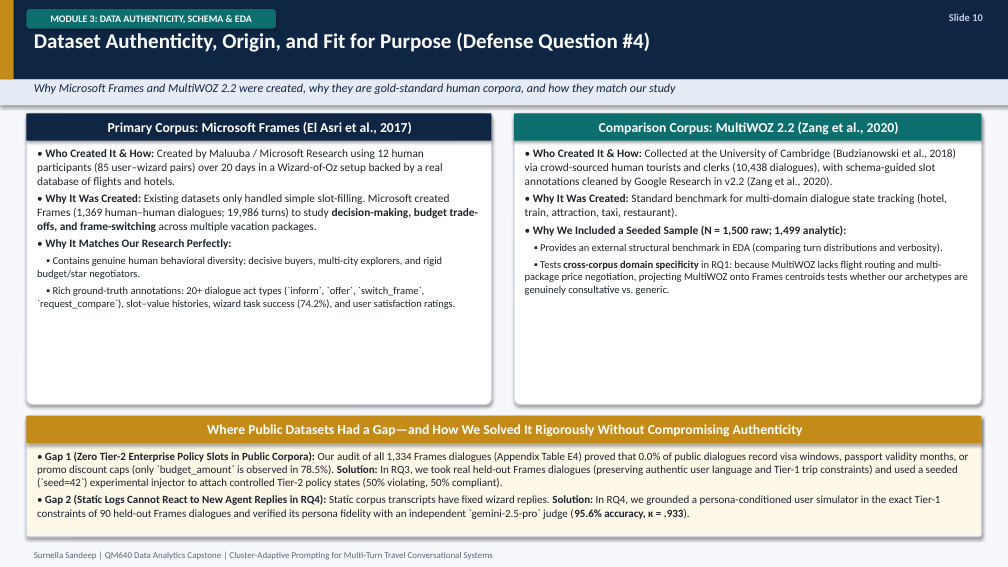
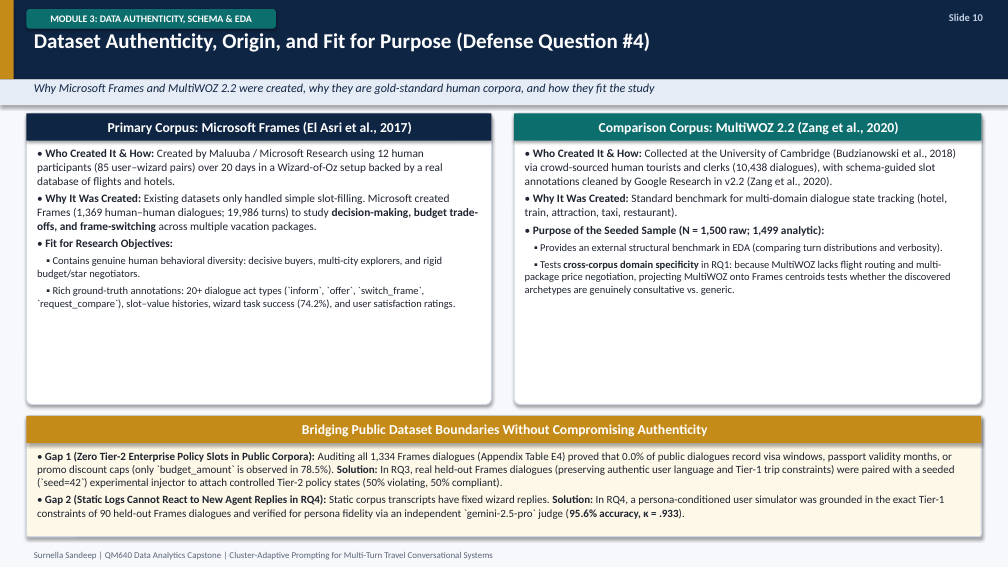
Before and after one commit to surnella/QM640-Dialogue-Clustering-Capstone, a slide deck: slide 10 of final/QM_640_Defense_Presentation_Sandeep_Surnella.pptx. Drawn at 1008x567 pixels with LibreOffice and Linux fonts; fonts in the diff are those of the drawing. Boxes give left, top, right and bottom in pixels: in the first picture for what was removed or moved away, otherwise in the second. Text is boxed around its words. In the diff, an @@ line names an element or a change of style, - is before the commit and + after.

```diff
--- a/final/QM_640_Defense_Presentation_Sandeep_Surnella.pptx
+++ b/final/QM_640_Defense_Presentation_Sandeep_Surnella.pptx
@@ text at [34, 83, 654, 94]: text changed @@
-Why Microsoft Frames and MultiWOZ 2.2 were created, why they are gold-standard human corpora, and how they match our study
+Why Microsoft Frames and MultiWOZ 2.2 were created, why they are gold-standard human corpora, and how they fit the study
@@ text at [45, 239, 173, 249]: text changed @@
-• Why It Matches Our Research Perfectly:
+• Fit for Research Objectives:
@@ text at [533, 226, 824, 236]: text changed @@
-• Why We Included a Seeded Sample (N = 1,500 raw; 1,499 analytic):
+• Purpose of the Seeded Sample (N = 1,500 raw; 1,499 analytic):
@@ text at [525, 260, 951, 295]: text changed @@
-▪ Tests cross-corpus domain specificity in RQ1: because MultiWOZ lacks flight routing and multi-package price negotiation, projecting MultiWOZ onto Frames centroids tests whether our archetypes are genuinely consultative vs. generic.
+▪ Tests cross-corpus domain specificity in RQ1: because MultiWOZ lacks flight routing and multi-package price negotiation, projecting MultiWOZ onto Frames centroids tests whether the discovered archetypes are genuinely consultative vs. generic.
@@ text in rounded rectangle at [302, 424, 708, 437]: text changed @@
-Where Public Datasets Had a Gap—and How We Solved It Rigorously Without Compromising Authenticity
+Bridging Public Dataset Boundaries Without Compromising Authenticity
@@ text at [37, 452, 954, 519]: text changed @@
-• Gap 1 (Zero Tier-2 Enterprise Policy Slots in Public Corpora): Our audit of all 1,334 Frames dialogues (Appendix Table E4) proved that 0.0% of public dialogues record visa windows, passport validity months, or promo discount caps (only `budget_amount` is observed in 78.5%). Solution: In RQ3, we took real held-out Frames dialogues (preserving authentic user language and Tier-1 trip constraints) and used a seeded (`seed=42`) experimental injector to attach controlled Tier-2 policy states (50% violating, 50% compliant).
-• Gap 2 (Static Logs Cannot React to New Agent Replies in RQ4): Static corpus transcripts have fixed wizard replies. Solution: In RQ4, we grounded a persona-conditioned user simulator in the exact Tier-1 constraints of 90 held-out Frames dialogues and verified its persona fidelity with an independent `gemini-2.5-pro` judge (95.6% accuracy, κ = .933).
+• Gap 1 (Zero Tier-2 Enterprise Policy Slots in Public Corpora): Auditing all 1,334 Frames dialogues (Appendix Table E4) proved that 0.0% of public dialogues record visa windows, passport validity months, or promo discount caps (only `budget_amount` is observed in 78.5%). Solution: In RQ3, real held-out Frames dialogues (preserving authentic user language and Tier-1 trip constraints) were paired with a seeded (`seed=42`) experimental injector to attach controlled Tier-2 policy states (50% violating, 50% compliant).
+• Gap 2 (Static Logs Cannot React to New Agent Replies in RQ4): Static corpus transcripts have fixed wizard replies. Solution: In RQ4, a persona-conditioned user simulator was grounded in the exact Tier-1 constraints of 90 held-out Frames dialogues and verified for persona fidelity via an independent `gemini-2.5-pro` judge (95.6% accuracy, κ = .933).
```
Also in this commit, not shown: 30 other slides changed, 1 slide added, 15 other files.
